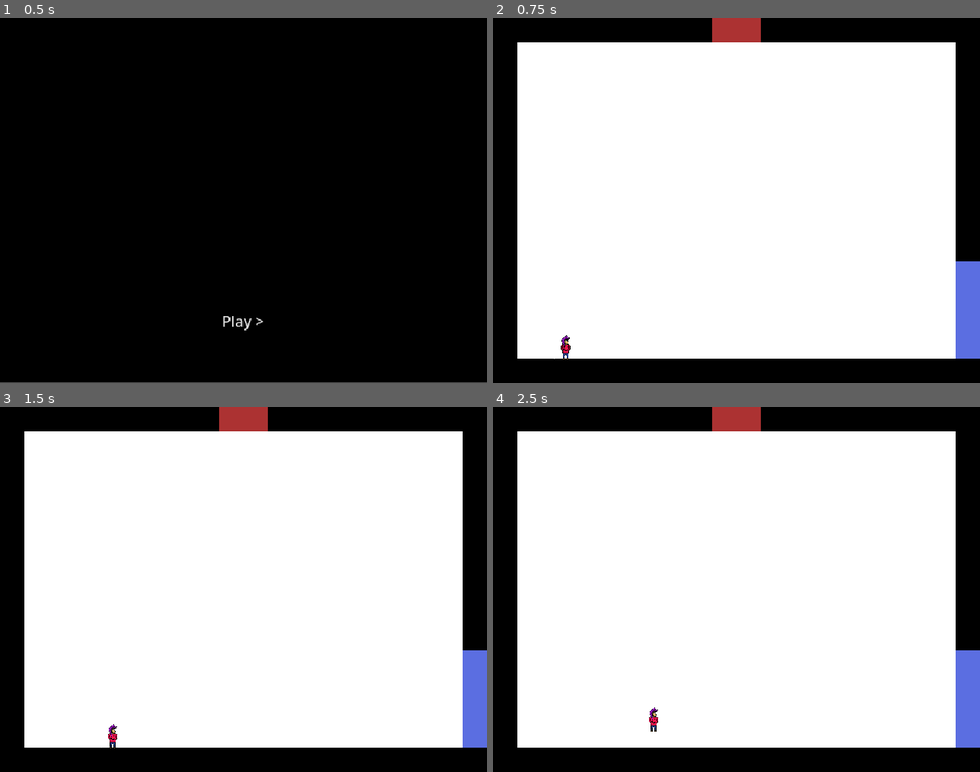
Above: before the commit, frames 1-4 (two rows, left to right).
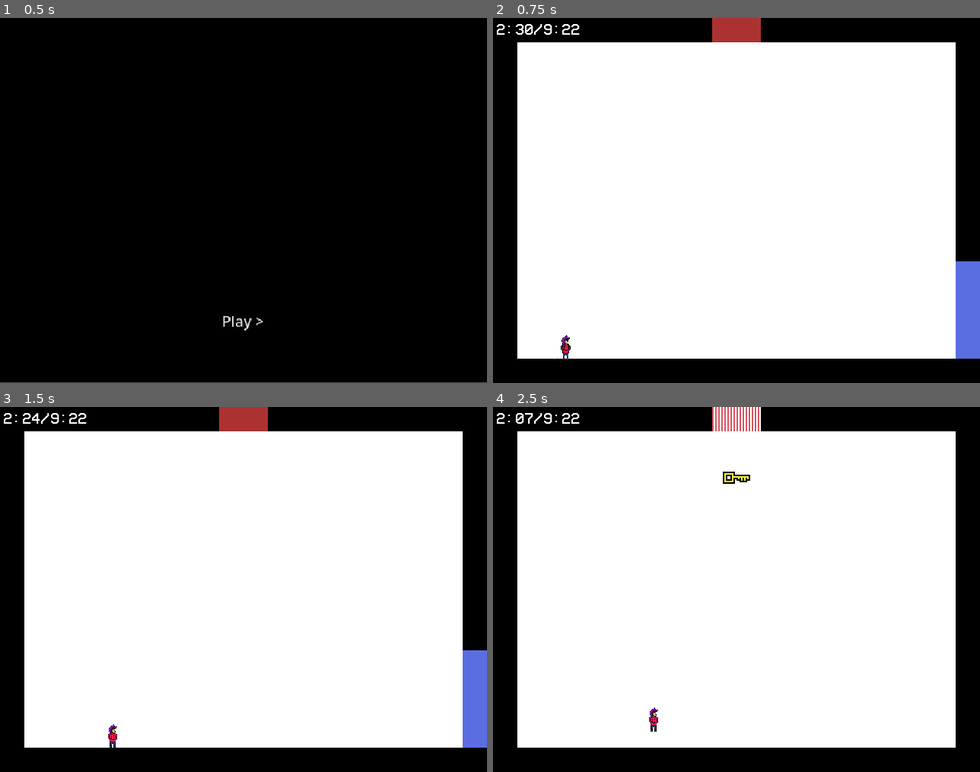
Above: after the commit, the same moments.

Repository: OwOmay/hc-haven
Game: Godot game, scene res://scenes/menu/splash.tscn
Two runs of this game, one before a commit and one after it. Both use one fixed random seed, a clock stepped at 60 frames per second and the inputs below. Video files are missing from this copy of the repository; at most half a second of black plays in their place. Sound files missing from this copy of the repository are replaced by a short silence.
Inputs (mouse positions are in pixels of both pictures, inside the frame that each line leads up to):
- Up to frame 1 (0.5 s): no input
- Up to frame 2 (0.75 s): click "Play >" at 0.5 s
- Up to frame 3 (1.5 s): tap Enter at 1.25 s; move the mouse to (350, 571) at 1.27 s; hold D (move_right) from 1.28 s (still down); hold Q (rwnd) from 1.28 s (still down); click (350, 571) at 1.42 s
- Up to frame 4 (2.5 s): tap W (jump) at 1.52, 2.27 s; move the mouse to (639, 607) at 2.02 s; release D (move_right) at 2.03 s; release Q (rwnd) at 2.03 s; hold A (move_left) from 2.03 s (still down); tap Enter at 2.1 s

Frame 1 is identical in both runs. In frame 2, 0.2% of the frame differs, in the area x 0-18%, y 1-5%; in frame 3, 0.2%; in frame 4, 2.3%, in the area x 0-100%, y 0-94%.

Commit message:
alt fixup

Diff:
--- a/project.godot
+++ b/project.godot
@@ -26,7 +26,6 @@
 window/size/viewport_width=640
 window/size/viewport_height=480
 window/stretch/mode="canvas_items"
-window/stretch/aspect="expand"
 
 [editor_plugins]
 
--- a/scenes/game/ffwd_alt.gd
+++ b/scenes/game/ffwd_alt.gd
@@ -1,4 +1,4 @@
-extends Area3D
+extends Node
 
 var was_forward := false
 
--- a/scenes/game/game_alt.tscn
+++ b/scenes/game/game_alt.tscn
@@ -3,6 +3,8 @@
 [ext_resource type="PackedScene" uid="uid://s6nwu0o0b20f" path="res://scenes/game/game.tscn" id="1_xbpwi"]
 [ext_resource type="Script" uid="uid://rhr5hpamcrg6" path="res://scenes/game/rwnd_alt.gd" id="2_7l7y1"]
 [ext_resource type="Script" uid="uid://cdtwagc8nkr0d" path="res://scenes/game/ffwd_alt.gd" id="3_8erw5"]
+[ext_resource type="FontFile" uid="uid://dohuail428wwy" path="res://assets/VCR_OSD.ttf" id="4_8erw5"]
+[ext_resource type="Script" uid="uid://d2yfhmhqkhlv1" path="res://scenes/game/vcrlabel.gd" id="5_dfkhv"]
 
 [node name="GameAlt" type="Node2D" unique_id=815837400]
 
@@ -13,3 +15,14 @@
 
 [node name="Ffwd" type="Node" parent="." unique_id=143853253]
 script = ExtResource("3_8erw5")
+
+[node name="Label" type="Label" parent="." unique_id=1509222812]
+offset_left = 4.0
+offset_top = 4.0
+offset_right = 115.0
+offset_bottom = 27.0
+theme_override_constants/outline_size = 4
+theme_override_fonts/font = ExtResource("4_8erw5")
+theme_override_font_sizes/font_size = 21
+text = "6:00/6:00"
+script = ExtResource("5_dfkhv")
--- a/scenes/game/rwnd_alt.gd
+++ b/scenes/game/rwnd_alt.gd
@@ -1,4 +1,4 @@
-extends Area3D
+extends Node
 
 var was_rewinding := false
 
